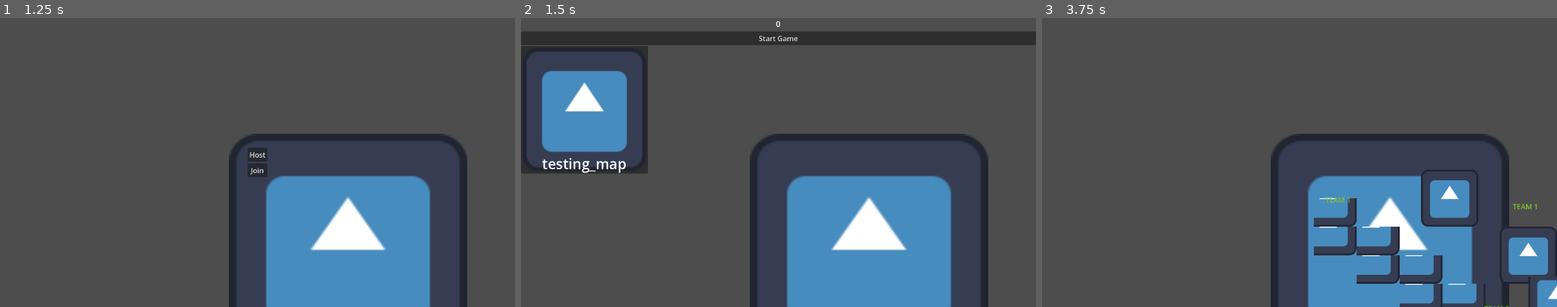
Above: before the commit, frames 1-3 (left to right).
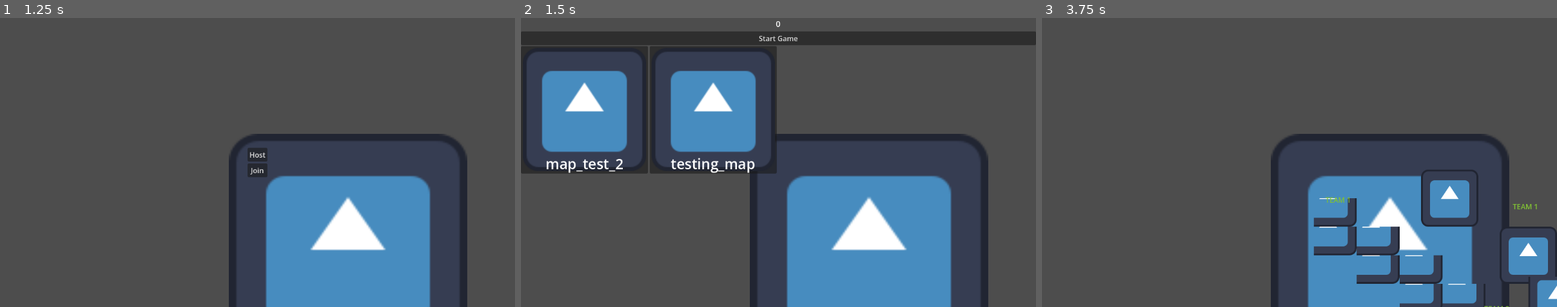
Above: after the commit, the same moments.

Repository: BoneheadBreaker/Romboid
Game: Godot game, scene res://scenes/main.tscn
The game is run twice, just before and just after one commit, with the same random seed, the same clock (stepped at 60 frames per second) and the same inputs. The engine's default icon, where the game draws it, is replaced by a stand-in: a white triangle on a blue panel in a dark square.
Inputs (mouse positions are in pixels of both pictures, inside the frame that each line leads up to):
- Up to frame 1 (1.25 s): tap Enter at 0.5 s; move the mouse to (370, 148) at 0.52 s; hold A (A) from 0.53 s (still down); tap D (D) at 0.8 s
- Up to frame 2 (1.5 s): release A (A) at 1.25 s; click "Host" at 1.25 s
- Up to frame 3 (3.75 s): click (1103, 110) at 2 s; click (1232, 110) at 2.77 s; click "Start Game" at 3.5 s

Frame 1 is identical in both runs. In frame 2, 7.3% of the frame differs, in the area x 4-50%, y 9-54%; in frame 3, nothing differs.

Commit message:
P3: adding multiple map support

Diff:
--- /dev/null
+++ b/scenes/Maps/map_test_2.gd
@@ -0,0 +1,83 @@
+extends Node2D
+
+@onready var spawn_point_container: Node2D = $SpawnPoints
+@onready var player_spawner: MultiplayerSpawner = $Players/PlayerSpawner
+
+@export var player_scene : PackedScene
+
+var team_spawnpoints := {
+	1: [],
+	2: []
+	}
+
+# Called when the node enters the scene tree for the first time.
+func _ready() -> void:
+	randomize()
+
+	player_spawner.spawn_function = Callable(self, "spawn_player")
+	if multiplayer.is_server():
+		await get_tree().process_frame
+		await get_tree().process_frame
+		await get_tree().process_frame
+		spawn_all_players()
+
+# Called every frame. 'delta' is the elapsed time since the previous frame.
+func _process(delta: float) -> void:
+	pass
+
+func spawn_all_players():
+	print("Spawner authority:", player_spawner.get_multiplayer_authority())
+	print("My peer ID:", multiplayer.get_unique_id())
+	print("ABC " + str(spawn_point_container))
+	var pid_array := NetworkManager.players.keys()
+	print(str(NetworkManager.players) + "ENDS HERE:")
+	print("Players: ", pid_array)
+	pid_array.sort() # this makes sure that the spawnpoints are in order. Not needed, just debug
+
+	for node in spawn_point_container.get_children():
+		if node.name.begins_with("TEAM_1"):
+			team_spawnpoints[1].append(node)
+		elif node.name.begins_with("TEAM_2"):
+			team_spawnpoints[2].append(node)
+
+	for i in range(pid_array.size()):
+		var pid = pid_array[i]
+
+		var team = (i % 2) + 1
+
+		if pid in NetworkManager.players:
+			NetworkManager.players[pid]["team"] = team
+
+		var spawnpoint = get_spawnpoint(team)
+
+		player_spawner.spawn([pid, spawnpoint, team])
+
+func get_spawnpoint(team: int) -> Vector2:
+	var pool = team_spawnpoints.get(team, [])
+
+	if pool.is_empty():
+		push_error("No available spawnpoints for team " + str(team))
+		return Vector2.ZERO
+
+	var node = pool[0]
+
+	pool.remove_at(0)
+
+	return node.global_position
+
+func spawn_player(data):
+	var player = player_scene.instantiate()
+	var pid = data[0]
+	var spawnpoint = data[1]
+	if multiplayer.is_server():
+		NetworkManager.players[pid]["spawnpoint"] = spawnpoint
+	var team = data[2]
+
+	player.add_to_group("team_" + str(team))
+
+	player.position = spawnpoint
+	player.name = str(pid)
+	print(pid)
+	player.set_multiplayer_authority(pid)
+
+	return player
--- /dev/null
+++ b/scenes/Maps/map_test_2.tscn
@@ -0,0 +1,34 @@
+[gd_scene format=3 uid="uid://b5vuwvbu0b6lw"]
+
+[ext_resource type="Script" uid="uid://mtosuydwlpx" path="res://scenes/Maps/map_test_2.gd" id="1_msrfj"]
+[ext_resource type="PackedScene" uid="uid://do284ymvr7q0u" path="res://scenes/player.tscn" id="2_msrfj"]
+
+[node name="map_test_2" type="Node2D" unique_id=1944639820]
+script = ExtResource("1_msrfj")
+player_scene = ExtResource("2_msrfj")
+
+[node name="SpawnPoints" type="Node2D" parent="." unique_id=694799594]
+
+[node name="TEAM_1_spawnpoint" type="Node2D" parent="SpawnPoints" unique_id=64885309]
+position = Vector2(78, 39)
+
+[node name="TEAM_2_spawnpoint" type="Node2D" parent="SpawnPoints" unique_id=1427922865]
+position = Vector2(439, 301)
+
+[node name="TEAM_1_spawnpoint2" type="Node2D" parent="SpawnPoints" unique_id=452755748]
+position = Vector2(498, 64)
+
+[node name="TEAM_2_spawnpoint2" type="Node2D" parent="SpawnPoints" unique_id=2080098943]
+position = Vector2(88, 298)
+
+[node name="Bullets" type="Node2D" parent="." unique_id=1636245292]
+
+[node name="BulletSpawner" type="MultiplayerSpawner" parent="Bullets" unique_id=2081393900]
+_spawnable_scenes = PackedStringArray("uid://bhbahipbysjg0")
+spawn_path = NodePath("..")
+
+[node name="Players" type="Node2D" parent="." unique_id=473078495]
+
+[node name="PlayerSpawner" type="MultiplayerSpawner" parent="Players" unique_id=1775067977]
+_spawnable_scenes = PackedStringArray("uid://do284ymvr7q0u")
+spawn_path = NodePath("..")
--- a/scenes/Maps/testing_map.tscn
+++ b/scenes/Maps/testing_map.tscn
@@ -78,7 +78,7 @@
 font_color = Color(0.5058824, 0.7607843, 0.20392157, 1)
 shadow_size = 0
 
-[node name="TestingMap" type="Node2D" unique_id=1715856892]
+[node name="testing_map" type="Node2D" unique_id=1715856892]
 script = ExtResource("1_jwxd2")
 player_scene = ExtResource("2_xexbb")
 
--- a/scenes/UI/host_ui.gd
+++ b/scenes/UI/host_ui.gd
@@ -7,7 +7,10 @@
 
 var scene_names: Array[String] = []
 
+var current_selected_map = null
+
 func _ready() -> void:
+	Signals.connect("map_selected", map_selected)
 	get_builtin_maps()
 	spawn_map_cards()
 
@@ -49,6 +52,8 @@
 func _process(delta: float) -> void:
 	connected_players_label.text = str(NetworkManager.players.size())
 
+func map_selected(map_name):
+	current_selected_map = map_name
 
 func _on_start_game_button_pressed() -> void:
-	Signals.start_game.emit(false)
+	Signals.start_game.emit(false, current_selected_map)
--- a/scenes/UI/map_card_ui.gd
+++ b/scenes/UI/map_card_ui.gd
@@ -13,3 +13,7 @@
 
 func _ready() -> void:
 	label.text = map_name
+
+
+func _map_pressed() -> void:
+	Signals.map_selected.emit(map_name)
--- a/scenes/UI/map_card_ui.tscn
+++ b/scenes/UI/map_card_ui.tscn
@@ -38,4 +38,4 @@
 horizontal_alignment = 1
 vertical_alignment = 1
 
-[connection signal="pressed" from="." to="." method="_on_map_pressed"]
+[connection signal="pressed" from="." to="." method="_map_pressed"]
--- a/scenes/bullet.gd
+++ b/scenes/bullet.gd
@@ -54,7 +54,7 @@
 						$CollisionShape2D.set_deferred("disabled", true)
 
 						await get_tree().create_timer(3.0).timeout  # Wait for 3 seconds
-						get_tree().get_root().get_node("Main/LoadedLevels/TestingMap").player_spawner.spawn([pid, spawnpoint, team])
+						get_tree().get_root().get_node("Main/LoadedLevels/%s" % NetworkManager.current_map_name).player_spawner.spawn([pid, spawnpoint, team])
 
 			queue_free()
 			return
--- a/scenes/main.tscn
+++ b/scenes/main.tscn
@@ -25,5 +25,5 @@
 [node name="LoadedLevels" type="Node2D" parent="." unique_id=1169561316]
 
 [node name="LevelSpawner" type="MultiplayerSpawner" parent="LoadedLevels" unique_id=836145481]
-_spawnable_scenes = PackedStringArray("uid://dsdn7826h6wwo")
+_spawnable_scenes = PackedStringArray("uid://dsdn7826h6wwo", "uid://b5vuwvbu0b6lw")
 spawn_path = NodePath("..")
--- a/scripts/Network_Manager.gd
+++ b/scripts/Network_Manager.gd
@@ -15,11 +15,12 @@
 
 # Scenes
 var player_scene = preload("res://scenes/player.tscn")
-var level_scene = preload("res://scenes/Maps/testing_map.tscn")
 var bullet_scene = preload("res://scenes/bullet.tscn")
 var game_finished_ui = preload("res://scenes/UI/game_finished_ui.tscn")
 
 var players_container
+
+var current_map_name = null
 
 # Called when the node enters the scene tree for the first time.
 func _ready() -> void:
@@ -85,11 +86,13 @@
 	multiplayer.multiplayer_peer.close()
 
 @rpc("any_peer", "call_local", "reliable")
-func load_game():
+func load_game(map_name):
 	if multiplayer.is_server():
 		# only server loads scene MultiplayerSpawner spawns it for everyone
 
-		var level = level_scene.instantiate()
+		current_map_name = map_name
+		var map_path = load("res://scenes/Maps/%s.tscn" % map_name)
+		var level = map_path.instantiate()
 		scene_root.get_node("Main/LoadedLevels").add_child(level)
 
 		await get_tree().process_frame
@@ -98,7 +101,7 @@
 @rpc("any_peer", "call_local", "reliable")
 func request_bullet(rot):
 	if multiplayer.is_server():
-		players_container = scene_root.get_node("Main/LoadedLevels/TestingMap/Players/")
+		players_container = scene_root.get_node("Main/LoadedLevels/%s/Players/" % current_map_name)
 
 		var sender_id = multiplayer.get_remote_sender_id()
 		var player = players_container.get_node_or_null(str(sender_id))
@@ -113,7 +116,7 @@
 		bullet.shooter_id = sender_id
 
 		# Add to server-side bullets container (normal add_child)
-		var bullets_node = scene_root.get_node("Main/LoadedLevels/TestingMap/Bullets")
+		var bullets_node = scene_root.get_node("Main/LoadedLevels/%s/Bullets" % current_map_name)
 		bullets_node.add_child(bullet, true)
 
 		# Optional: add to group for server-side collision
@@ -126,7 +129,7 @@
 	bullet.global_position = pos
 	bullet.rotation = rot
 	bullet.shooter_id = shooter_id
-	scene_root.get_node("Main/LoadedLevels/TestingMap/Bullets").add_child(bullet)
+	scene_root.get_node("Main/LoadedLevels/%s/Bullets" % current_map_name).add_child(bullet)
 
 @rpc("any_peer", "call_local", "reliable")
 func display_game_over_ui(team):
--- a/scripts/Signals.gd
+++ b/scripts/Signals.gd
@@ -5,7 +5,7 @@
 
 signal health_changed(new_health)
 
-signal start_game # the start game button in the host UI was pressed, start the "server" and tell clients to connect
+signal start_game(override_odd_players, map_name) # the start game button in the host UI was pressed, start the "server" and tell clients to connect
 signal join_game # the join game button in the join UI was pressed
 
 signal game_already_started # the client joined after the game has already started
--- a/scripts/main.gd
+++ b/scripts/main.gd
@@ -47,18 +47,18 @@
 	var mainUI = main_menu.instantiate()
 	UI_holder.add_child(mainUI)
 
-func start_game():
-	NetworkManager.load_game.rpc()
+func start_game(map_name):
+	NetworkManager.load_game.rpc(map_name)
 
 	remove_all_ui()
 
 	NetworkManager.game_started = true
 
-func check_if_can_start_game(override_odd_players):
+func check_if_can_start_game(override_odd_players, map_name):
 	if override_odd_players == true:
-		start_game()
+		start_game(map_name)
 	elif Globals.is_even(NetworkManager.players.size()) and override_odd_players == false:
-		start_game()
+		start_game(map_name)
 	else:
 		remove_all_ui()
 
Not shown, added: scenes/Maps/map_test_2.gd.uid
Not shown, changed: README.md
